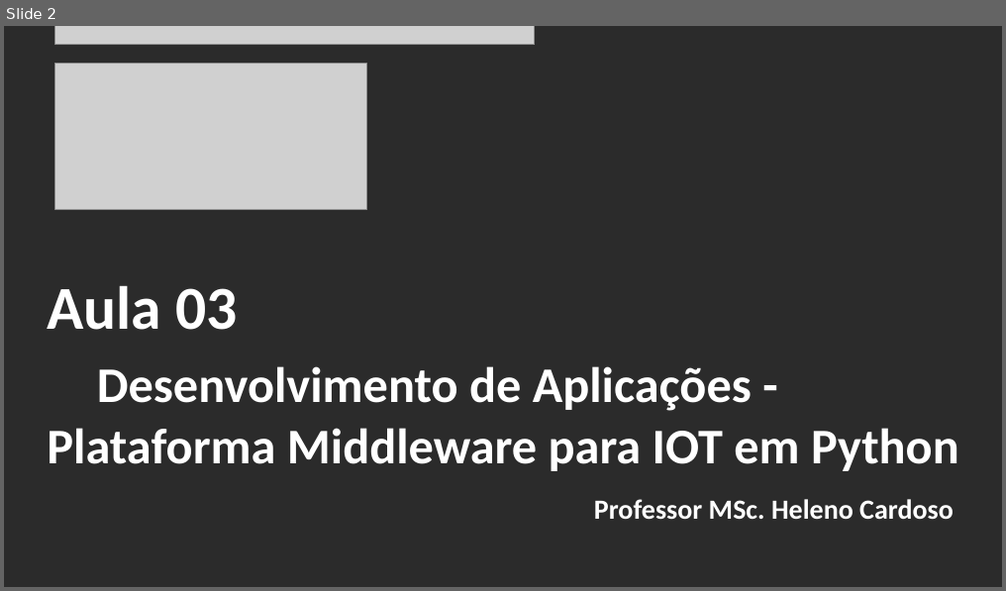
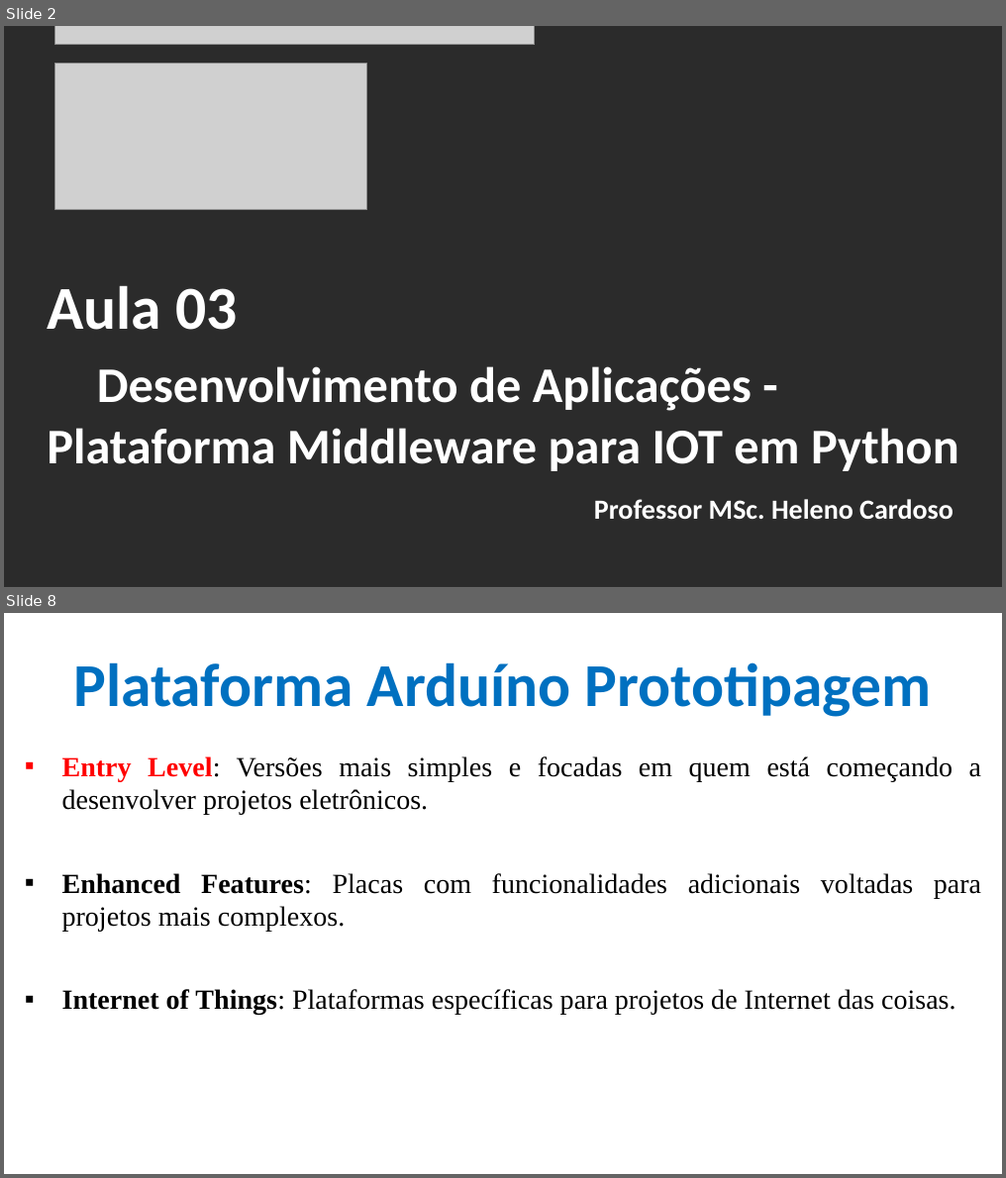
Before and after one commit to CloudEducationBrazil/WydenArea1AplicacaoCloudIndustria40Python, a slide deck: 01 Classes/Aula 03 - Aplicação Cloud Indústria 40 Python IoT Plataforma Arduino Tinkercad.pptx. Shown one above the other, each under a label of ours: slide 2 before the commit, slides 2 and 8 after it; the slides between them are not shown. The pictures are 1006x591 and 1006x1178 pixels, drawn with LibreOffice and Linux fonts; fonts in the diff are those of the drawing; grey boxes stand for pictures; background and template pictures are left out; a plain dark background stands for a picture behind light text. Boxes give left, top, right and bottom in pixels: in the first picture for what was removed or moved away, otherwise in the second. Text is boxed around its words. In the diff, an @@ line names an element or a change of style, - is before the commit and + after.

```diff
--- a/01 Classes/Aula 03 - Aplicação Cloud Indústria 40 Python IoT Plataforma Arduino Tinkercad.pptx
+++ b/01 Classes/Aula 03 - Aplicação Cloud Indústria 40 Python IoT Plataforma Arduino Tinkercad.pptx
@@ slide 8 added at (x1=4, y1=613, x2=1002, y2=1174), background picture (left out) @@
@@ title added at (x1=73, y1=663, x2=931, y2=717), 44 pt, text #0070C0, bold @@
+Plataforma Arduíno Prototipagem
@@ text added at (x1=62, y1=757, x2=981, y2=1015), 20 pt, text #000000 @@
+▪ Entry Level: Versões mais simples e focadas em quem está começando a desenvolver projetos eletrônicos.
+▪ Enhanced Features: Placas com funcionalidades adicionais voltadas para projetos mais complexos.
+▪ Internet of Things: Plataformas específicas para projetos de Internet das coisas.
```
Also in this commit, not shown: 6 slides changed, 15 other slides added, 1 other file.
